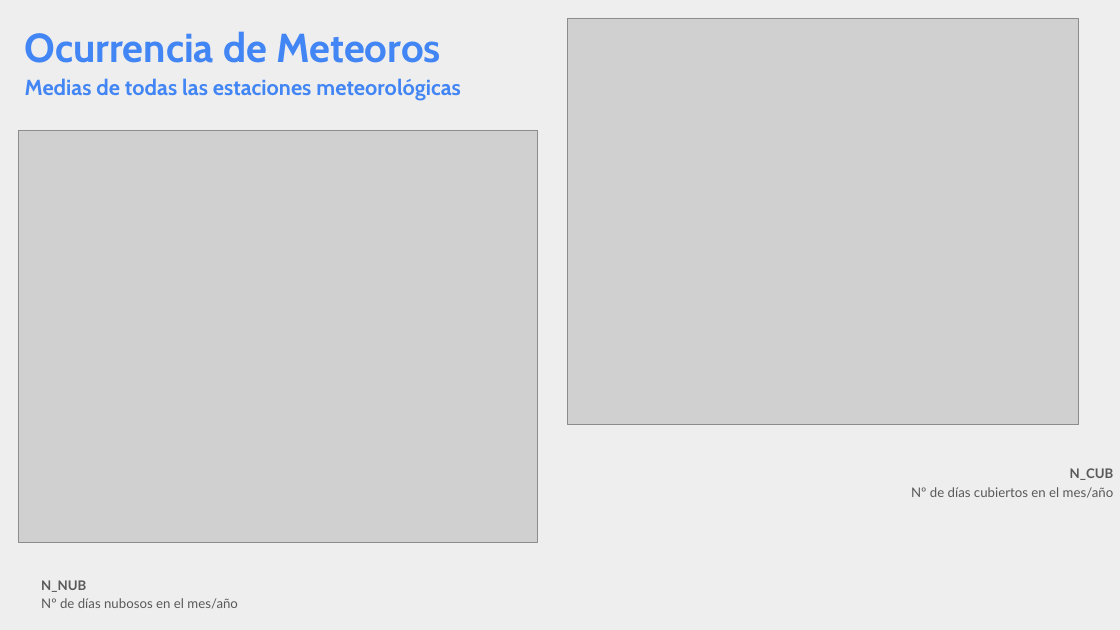
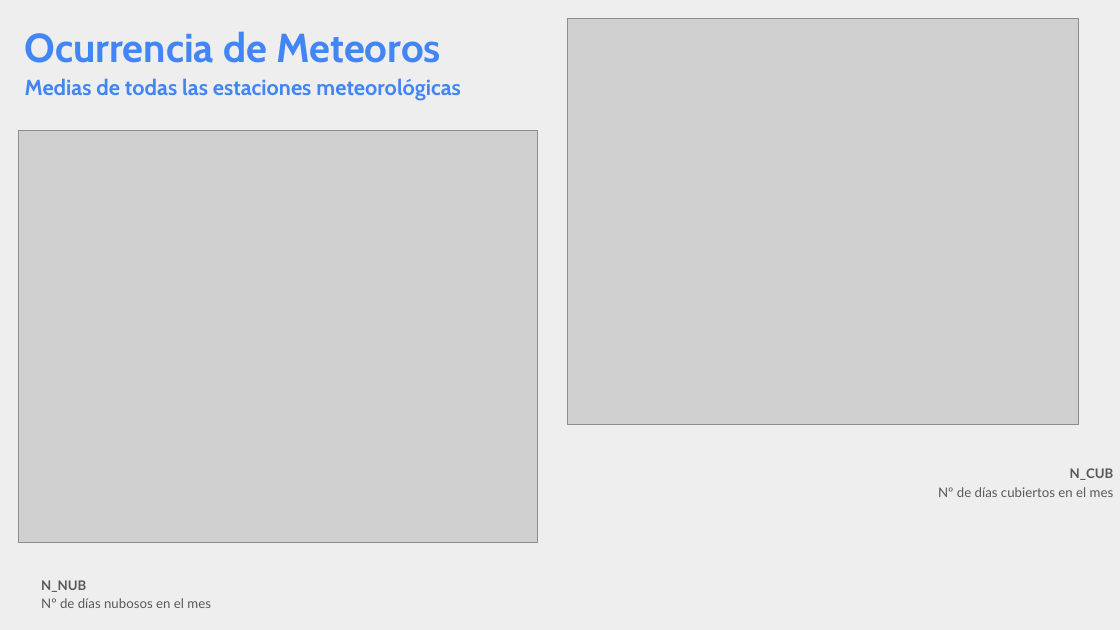
Before and after one commit to pasinatosilvia/Mi_primer_EDA, a slide deck: slide 13 of EDA_presentacion.pptx. Drawn at 1120x630 pixels with LibreOffice and Linux fonts; fonts in the diff are those of the drawing; grey boxes stand for pictures. Boxes give left, top, right and bottom in pixels: in the first picture for what was removed or moved away, otherwise in the second. Text is boxed around its words. In the diff, an @@ line names an element or a change of style, - is before the commit and + after.

```diff
--- a/EDA_presentacion.pptx
+++ b/EDA_presentacion.pptx
@@ title at (938,487,1114,497): text changed @@
-Nº de días cubiertos en el mes/año
+Nº de días cubiertos en el mes
@@ title at (41,598,211,608): text changed @@
-Nº de días nubosos en el mes/año
+Nº de días nubosos en el mes
```
Also in this commit, not shown: 12 other slides changed, 2 other files.
